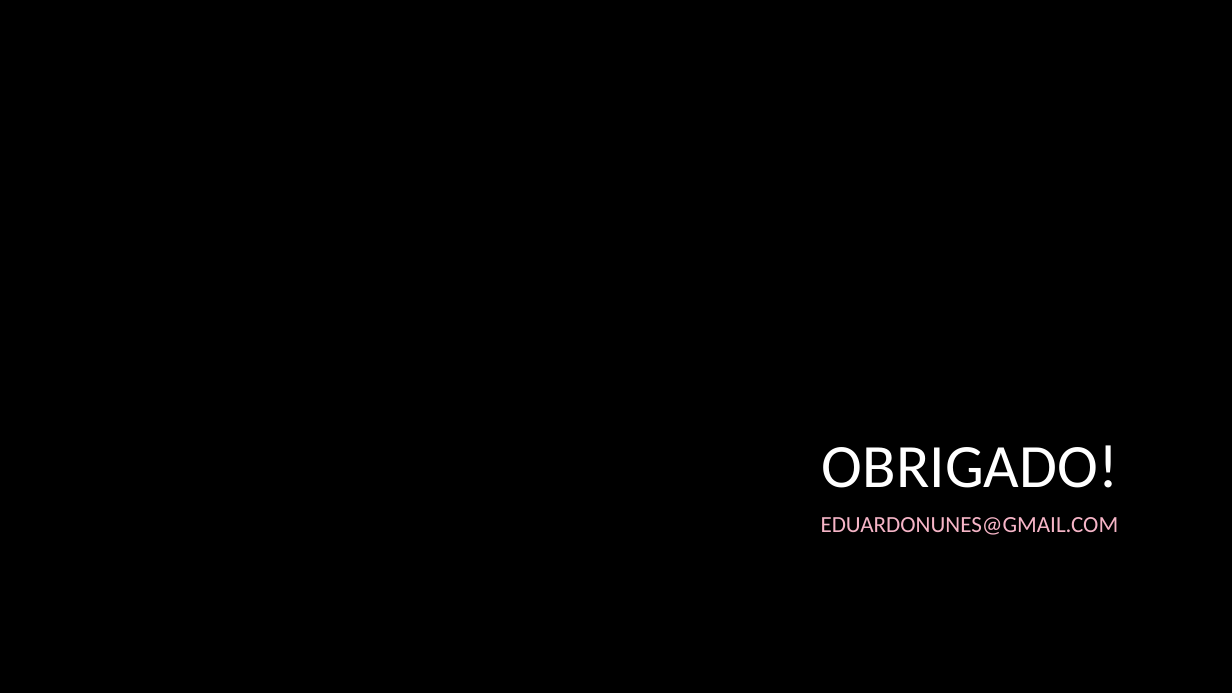
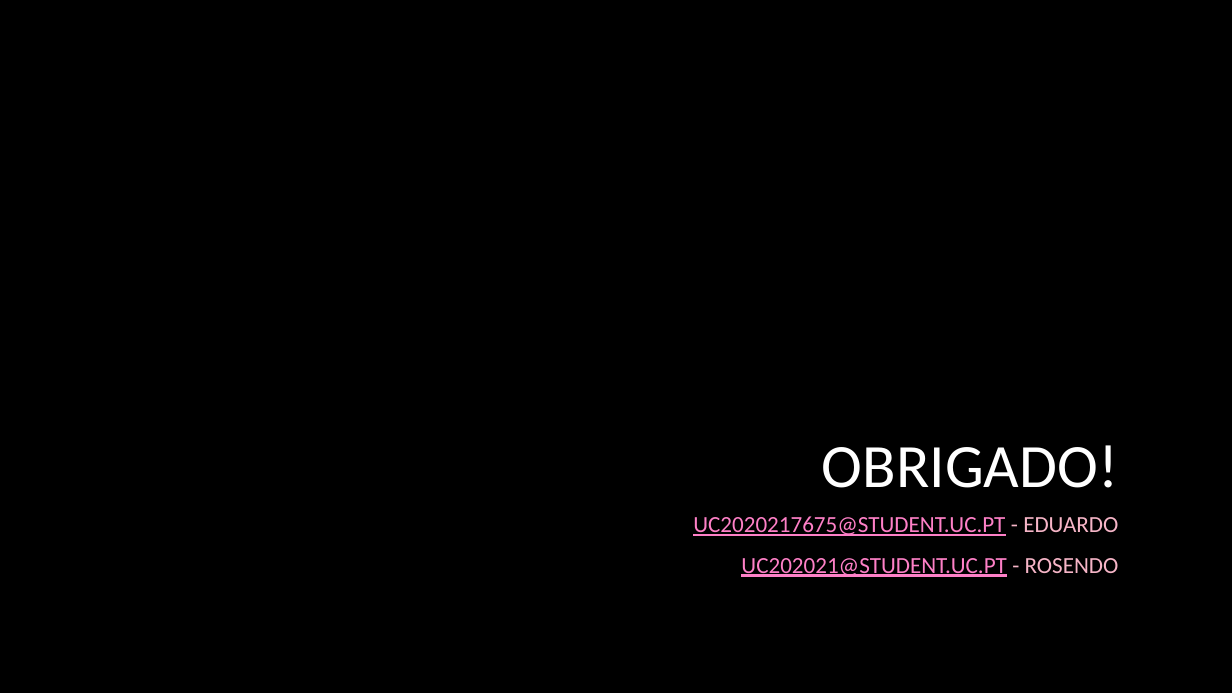
Before and after one commit to PolpEdu/Trabalho-Pr-ticpo, a slide deck: slide 8 of Trabalho prático.pptx (slide 10 before the commit). Drawn at 1232x693 pixels with LibreOffice and Linux fonts; fonts in the diff are those of the drawing; background and template pictures are left out. Boxes give left, top, right and bottom in pixels: in the first picture for what was removed or moved away, otherwise in the second. Text is boxed around its words. In the diff, an @@ line names an element or a change of style, - is before the commit and + after.

```diff
--- a/Trabalho prático.pptx
+++ b/Trabalho prático.pptx
@@ subtitle at <box>693,516,1119,577</box>: text changed; text colour #F6B5C7 to #FE80C7 @@
-EDUARDONUNES@GMAIL.COM
+UC2020217675@STUDENT.UC.PT - EDUARDO
+UC202021@STUDENT.UC.PT - ROSENDO
```
Also in this commit, not shown: 5 other slides changed, 2 slides removed, 3 other files.
